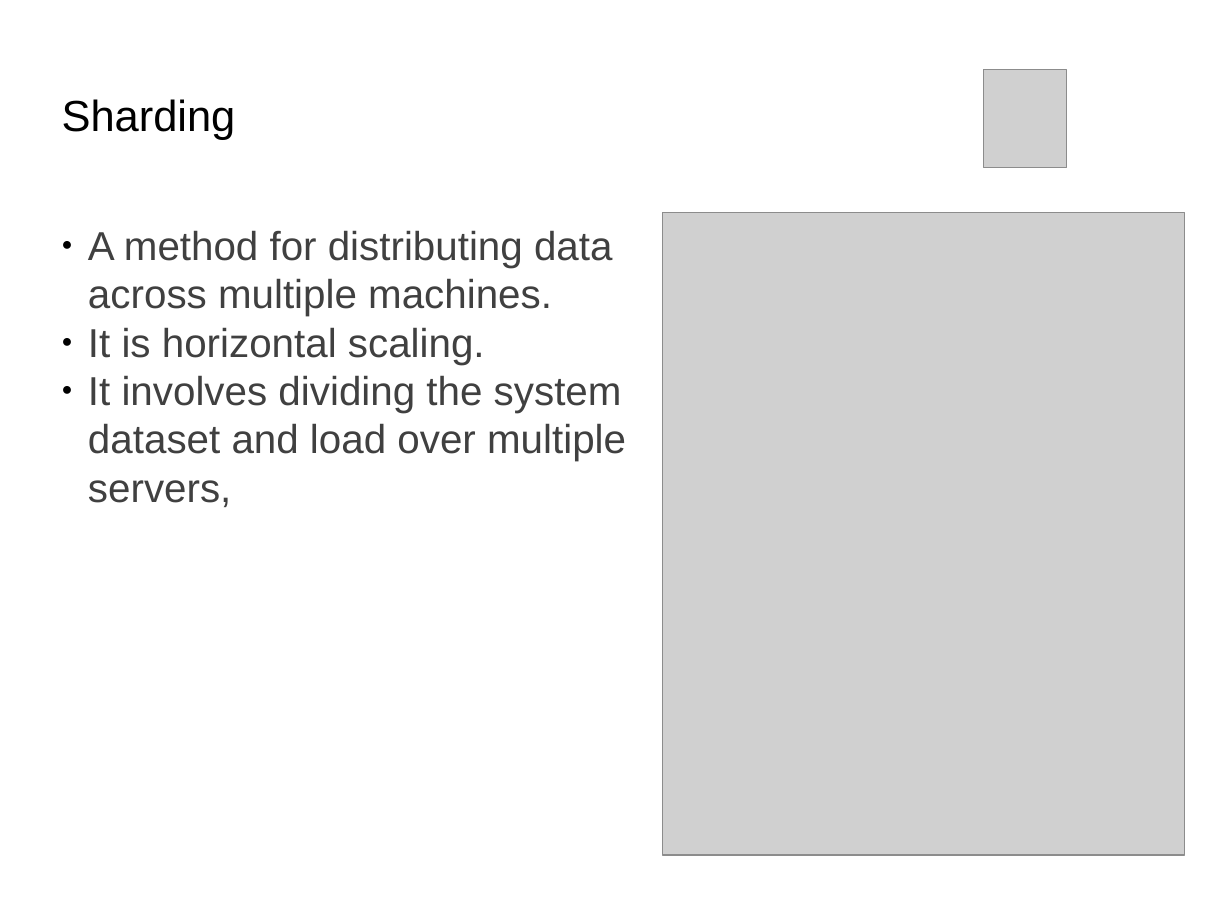
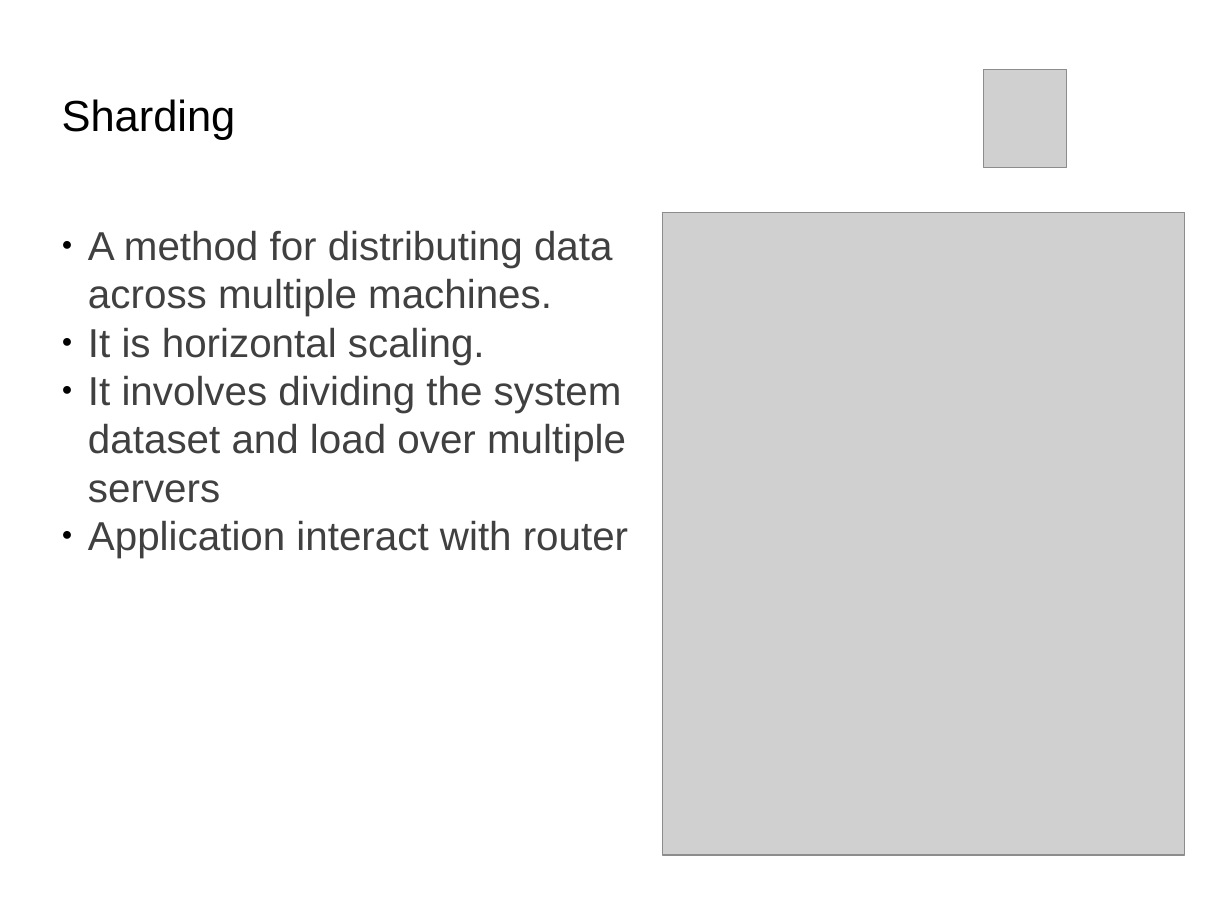
Before and after one commit to Bhakti/mongo_session, a slide deck: slide 23 of MongoDB_Session.odp. Drawn at 1232x924 pixels with LibreOffice and Linux fonts; fonts in the diff are those of the drawing; grey boxes stand for pictures; background and template pictures are left out. Boxes give left, top, right and bottom in pixels: in the first picture for what was removed or moved away, otherwise in the second. Text is boxed around its words. In the diff, an @@ line names an element or a change of style, - is before the commit and + after.

Commit message:
slides updated

```diff
--- a/MongoDB_Session.odp
+++ b/MongoDB_Session.odp
@@ subtitle at (x1=88, y1=375, x2=628, y2=558): text changed @@
-● It involves dividing the system dataset and load over multiple servers,
+● It involves dividing the system dataset and load over multiple servers
+● Application interact with router
```
Also in this commit, not shown: 5 other slides changed, 1 slide added, 1 slide removed, 15 other files.
